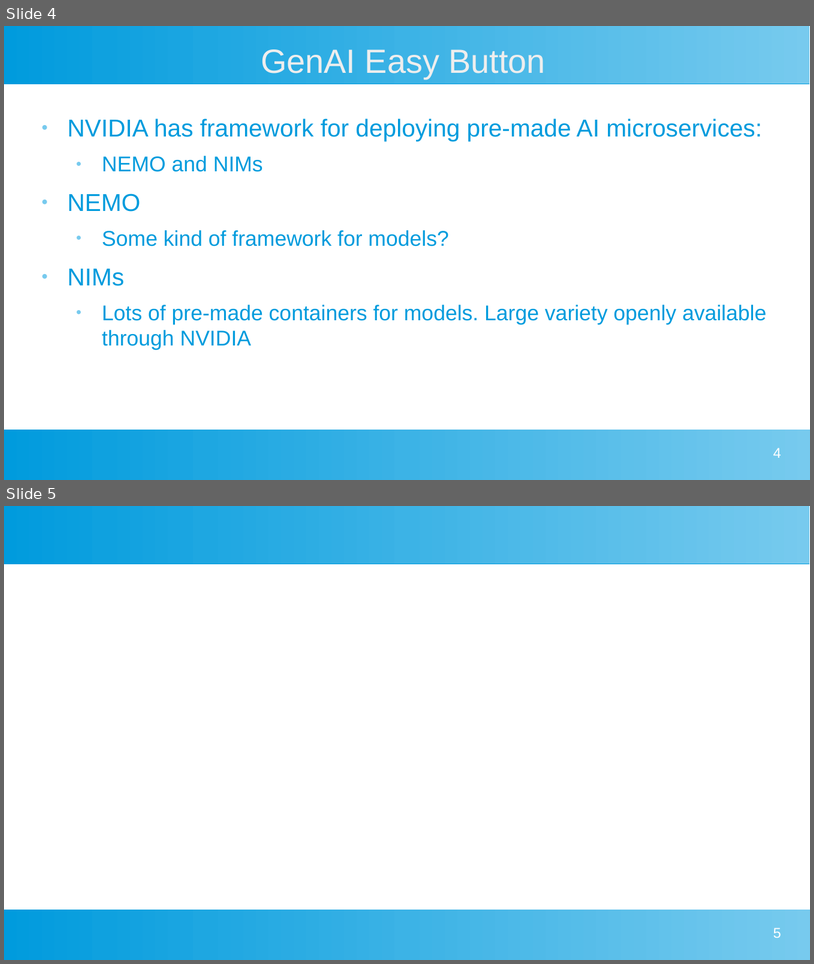
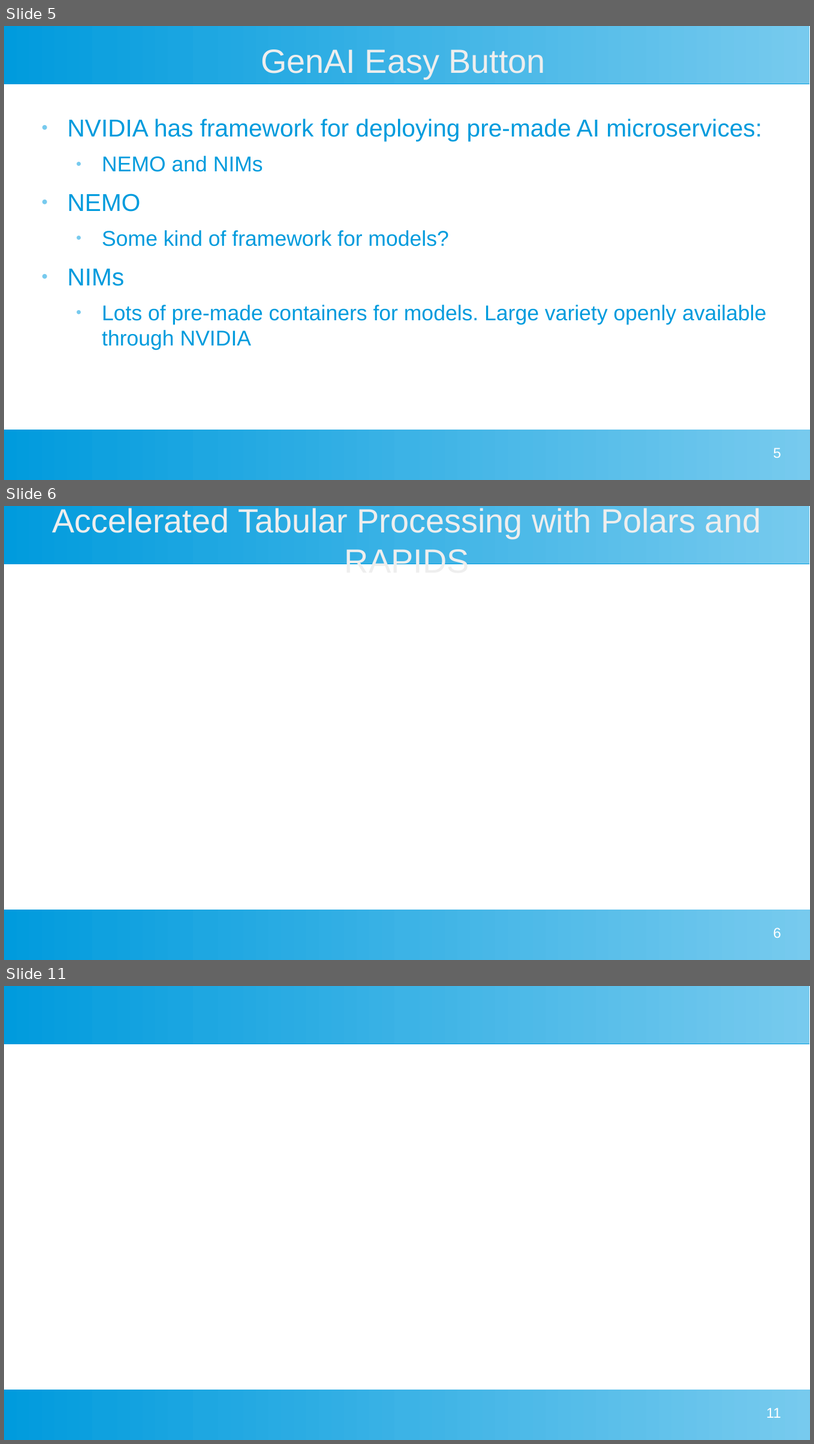
Before and after one commit to Justingunnh/gtc_2025, a slide deck: gtc_2025.odp. Shown one above the other, each under a label of ours: slides 4 and 5 before the commit, slides 5, 6 and 11 after it; the slides between them are not shown. The pictures are 814x964 and 814x1444 pixels, drawn with LibreOffice and Linux fonts; fonts in the diff are those of the drawing. Boxes give left, top, right and bottom in pixels: in the first picture for what was removed or moved away, otherwise in the second. Text is boxed around its words. In the diff, an @@ line names an element or a change of style, - is before the commit and + after.

```diff
--- a/gtc_2025.odp
+++ b/gtc_2025.odp
@@ slide 6 added at [4, 506, 810, 960], background #FFFFFF; not listed: 2 template elements that a slide beside it also shows @@
@@ title added at [53, 508, 761, 564], 33 pt, text #EEEEEE @@
+Accelerated Tabular Processing with Polars and RAPIDS
@@ page number added at [774, 927, 782, 937], 14 pt, text #FFFFFF @@
+6
@@ what was slide 4 is now slide 5 @@
@@ page number at [774, 447, 782, 457]: text changed @@
-4
+5
@@ what was slide 5 is now slide 11 @@
@@ page number at [767, 1407, 782, 1417]: text changed @@
-5
+11
```
Also in this commit, not shown: 1 slide changed, 7 other slides added, 1 slide removed, 17 other files.
